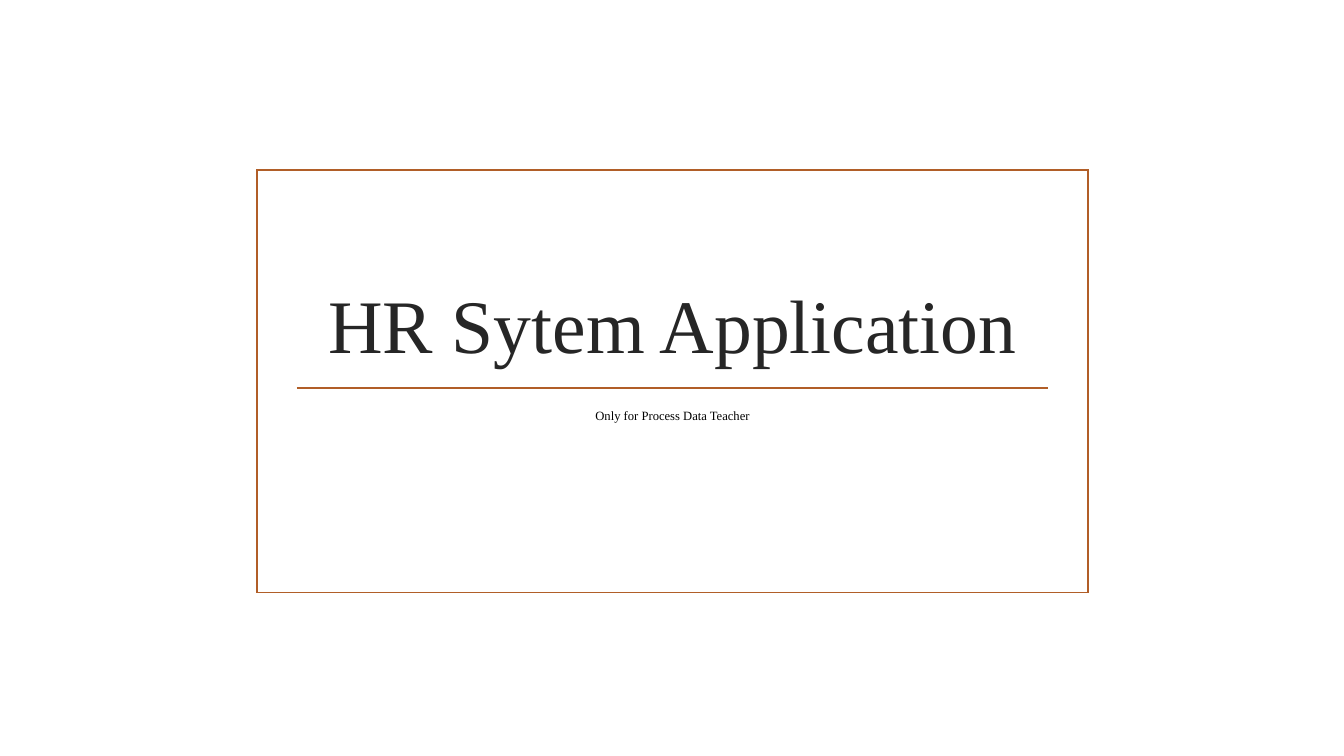
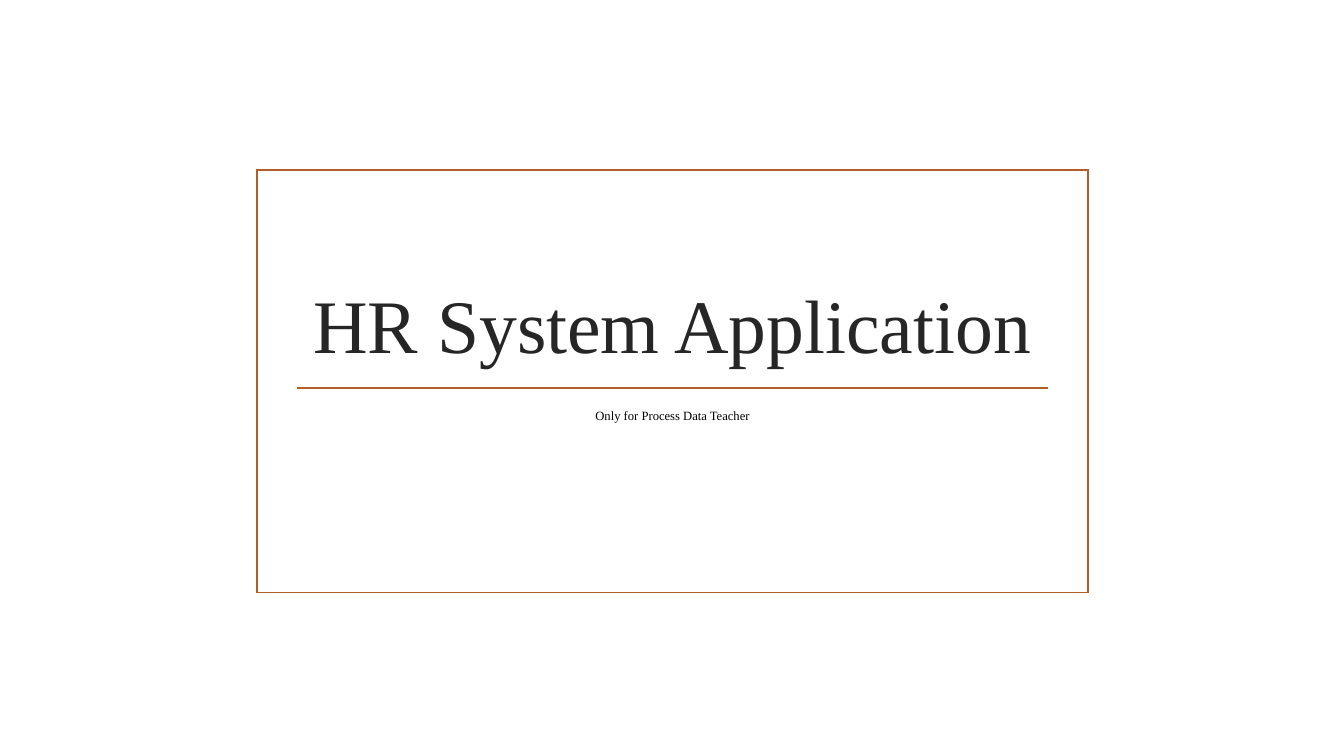
Before and after one commit to dhanisulistiyo/TrainingCSharp, a slide deck: slide 1 of HRSystem/HR Sytem Application.pptx. Drawn at 1344x756 pixels with LibreOffice and Linux fonts; fonts in the diff are those of the drawing; background and template pictures are left out. Boxes give left, top, right and bottom in pixels: in the first picture for what was removed or moved away, otherwise in the second. Text is boxed around its words. In the diff, an @@ line names an element or a change of style, - is before the commit and + after.

Commit message:
modify pptx

```diff
--- a/HRSystem/HR Sytem Application.pptx
+++ b/HRSystem/HR Sytem Application.pptx
@@ title at [313,300,1031,368]: text changed @@
-HR Sytem Application
+HR System Application
```
